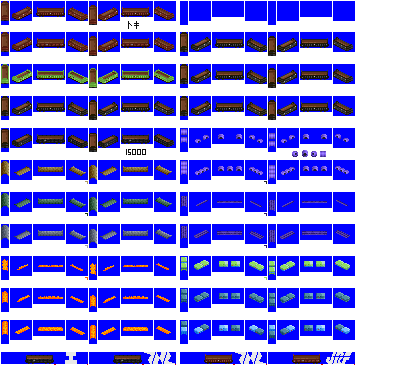
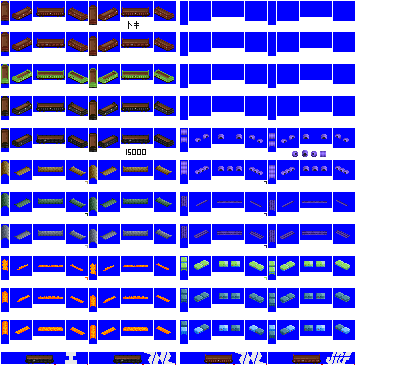
Revision of a layered 400 x 365 image; what changed, layer by layer:
painted on "coils" over 195, 134, 209, 175
painted on "toki 25000" over 180, 32, 353, 120
